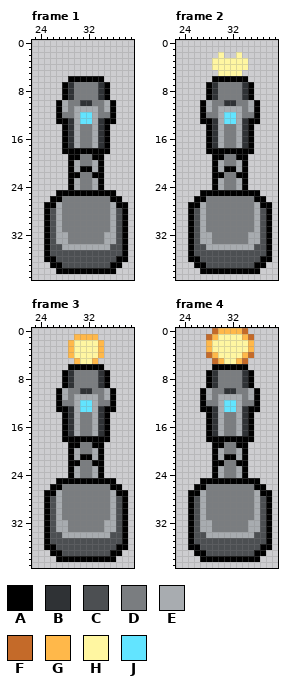
Edited in one commit: pixel-art file (asset/Turret_lv2.aseprite). This is how it looked before the edit.
64x64 pixels, 4 frames. Shown: frame 1: x 23..39, y 0..39; frame 2: x 23..39, y 0..39; frame 3: x 23..39, y 0..39; frame 4: x 23..39, y 0..39.
Visible layers, top first: "Layer 3", "Layer 4".
Palette (. is transparent): A #000000  B #2f3235  C #4c4f52  D #7a7d80  E #a8acb0  F #c46a29  G #ffb84a  H #fff6a1  J #62e4ff
Pixels before, frame 1, first column x 25:
 6 ....AAAAAA....
 7 ...ABDDDDBA...
 8 ...ABDDDDBA...
 9 ...ABDDDDBA...
10 ..AEDDBBDDEA..
11 ..AEDEEEEDEA..
12 ..ADDEJJEDDA..
13 ..AABEJJEBAA..
14 ...ABEDDEBA...
15 ...ABEDDEBA...
16 ...ABEDDEBA...
17 ...ABEDDEBA...
18 ...AAAAAAAA...
19 ....AADDAA....
20 ....AEDDEA....
21 ....AEAAEA....
22 ....AADDAA....
23 ....AEDDEA....
24 ....AEDDEA....
25 ..AAAAAAAAAA..
26 .AADDDDDDDDAA.
27 AAEDDDDDDDDEAA
28 ACEDDDDDDDDECA
29 ACEDDDDDDDDECA
30 ACEDDDDDDDDECA
31 ACEDDDDDDDDECA
32 ACEEDDDDDDEECA
33 ACEEDDDDDDEECA
34 ACCEEEEEEEECCA
35 ACCCCCCCCCCCCA
36 AACCCCCCCCCCAA
37 .AACCCCCCCCAA.
38 ..AAAAAAAAAA..
Pixels before, frame 2, first column x 25:
 2 .....H..H.....
 3 ....HHHHHH....
 4 ....HHHHHH....
 5 .....HHHH.....
 6 ....AAAAAA....
 7 ...ABDDDDBA...
 8 ...ABDDDDBA...
 9 ...ABDDDDBA...
10 ..AEDDBBDDEA..
11 ..AEDEEEEDEA..
12 ..ADDEJJEDDA..
13 ..AABEJJEBAA..
14 ...ABEDDEBA...
15 ...ABEDDEBA...
16 ...ABEDDEBA...
17 ...ABEDDEBA...
18 ...AAAAAAAA...
19 ....AADDAA....
20 ....AEDDEA....
21 ....AEAAEA....
22 ....AADDAA....
23 ....AEDDEA....
24 ....AEDDEA....
25 ..AAAAAAAAAA..
26 .AADDDDDDDDAA.
27 AAEDDDDDDDDEAA
28 ACEDDDDDDDDECA
29 ACEDDDDDDDDECA
30 ACEDDDDDDDDECA
31 ACEDDDDDDDDECA
32 ACEEDDDDDDEECA
33 ACEEDDDDDDEECA
34 ACCEEEEEEEECCA
35 ACCCCCCCCCCCCA
36 AACCCCCCCCCCAA
37 .AACCCCCCCCAA.
38 ..AAAAAAAAAA..
Pixels before, frame 3, first column x 25:
 1 .....GGGG.....
 2 ....GHHHHG....
 3 ....GHHHHG....
 4 ....GHHHHG....
 5 .....GHHG.....
 6 ....AAAAAA....
 7 ...ABDDDDBA...
 8 ...ABDDDDBA...
 9 ...ABDDDDBA...
10 ..AEDDBBDDEA..
11 ..AEDEEEEDEA..
12 ..ADDEJJEDDA..
13 ..AABEJJEBAA..
14 ...ABEDDEBA...
15 ...ABEDDEBA...
16 ...ABEDDEBA...
17 ...ABEDDEBA...
18 ...AAAAAAAA...
19 ....AADDAA....
20 ....AEDDEA....
21 ....AEAAEA....
22 ....AADDAA....
23 ....AEDDEA....
24 ....AEDDEA....
25 ..AAAAAAAAAA..
26 .AADDDDDDDDAA.
27 AAEDDDDDDDDEAA
28 ACEDDDDDDDDECA
29 ACEDDDDDDDDECA
30 ACEDDDDDDDDECA
31 ACEDDDDDDDDECA
32 ACEEDDDDDDEECA
33 ACEEDDDDDDEECA
34 ACCEEEEEEEECCA
35 ACCCCCCCCCCCCA
36 AACCCCCCCCCCAA
37 .AACCCCCCCCAA.
38 ..AAAAAAAAAA..
Pixels before, frame 4, first column x 25:
 0 ....FGGGGF....
 1 ...FGHHHHGF...
 2 ...GHHHHHHG...
 3 ...GHHHHHHG...
 4 ...FGHHHHGF...
 5 ....FGHHGF....
 6 ....AAAAAA....
 7 ...ABDDDDBA...
 8 ...ABDDDDBA...
 9 ...ABDDDDBA...
10 ..AEDDBBDDEA..
11 ..AEDEEEEDEA..
12 ..ADDEJJEDDA..
13 ..AABEJJEBAA..
14 ...ABEDDEBA...
15 ...ABEDDEBA...
16 ...ABEDDEBA...
17 ...ABEDDEBA...
18 ...AAAAAAAA...
19 ....AADDAA....
20 ....AEDDEA....
21 ....AEAAEA....
22 ....AADDAA....
23 ....AEDDEA....
24 ....AEDDEA....
25 ..AAAAAAAAAA..
26 .AADDDDDDDDAA.
27 AAEDDDDDDDDEAA
28 ACEDDDDDDDDECA
29 ACEDDDDDDDDECA
30 ACEDDDDDDDDECA
31 ACEDDDDDDDDECA
32 ACEEDDDDDDEECA
33 ACEEDDDDDDEECA
34 ACCEEEEEEEECCA
35 ACCCCCCCCCCCCA
36 AACCCCCCCCCCAA
37 .AACCCCCCCCAA.
38 ..AAAAAAAAAA..
After:
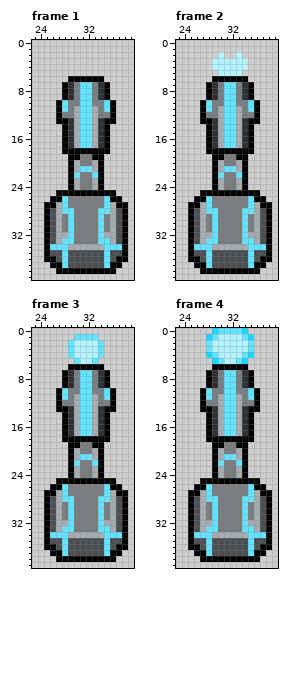
The exact change:
Colour F changes from #c46a29 to #19d8ff.
Colour H changes from #fff6a1 to #b3f2ff.
Frame 1, layer "Layer 4":
The edit turns colour A into colour J in row 21 at x 31 to 32; in row 22 at x 30 and 33.
The edit turns colour B into colour J in row 10 at x 31 to 32.
The edit turns colour C into colour J in row 34 at x 26 to 27 and 36 to 37; in rows 35 to 37 at x 28 and 35.
The edit turns colour D into colour J in rows 7 to 9 at x 31 to 32; in rows 14 to 17 at x 31 to 32; in rows 26 to 27 at x 28 and 35; in row 28 at x 28 to 29 and 34 to 35; in rows 29 to 33 at x 29 and 34.
The edit turns colour E into colour J in row 10 at x 28 and 35; in row 11 at x 28, 31 to 32 and 35; in rows 33 to 34 at x 28 and 35.
Frame 2, layer "Layer 4": the same change as frame 1
Frame 3, layers "Layer 3", "Layer 4":
The edit turns colour A into colour J in row 21 at x 31 to 32; in row 22 at x 30 and 33.
The edit turns colour B into colour J in row 10 at x 31 to 32.
The edit turns colour C into colour J in row 34 at x 26 to 27 and 36 to 37; in rows 35 to 37 at x 28 and 35.
The edit turns colour D into colour J in rows 7 to 9 at x 31 to 32; in rows 14 to 17 at x 31 to 32; in rows 26 to 27 at x 28 and 35; in row 28 at x 28 to 29 and 34 to 35; in rows 29 to 33 at x 29 and 34.
The edit turns colour E into colour J in row 10 at x 28 and 35; in row 11 at x 28, 31 to 32 and 35; in rows 33 to 34 at x 28 and 35.
The edit turns colour G into colour J in row 1 at x 30 to 33; in rows 2 to 4 at x 29 and 34; in row 5 at x 30 and 33.
Frame 4, layers "Layer 3", "Layer 4":
The edit turns colour A into colour J in row 21 at x 31 to 32; in row 22 at x 30 and 33.
The edit turns colour B into colour J in row 10 at x 31 to 32.
The edit turns colour C into colour J in row 34 at x 26 to 27 and 36 to 37; in rows 35 to 37 at x 28 and 35.
The edit turns colour D into colour J in rows 7 to 9 at x 31 to 32; in rows 14 to 17 at x 31 to 32; in rows 26 to 27 at x 28 and 35; in row 28 at x 28 to 29 and 34 to 35; in rows 29 to 33 at x 29 and 34.
The edit turns colour E into colour J in row 10 at x 28 and 35; in row 11 at x 28, 31 to 32 and 35; in rows 33 to 34 at x 28 and 35.
The edit turns colour G into colour J in row 0 at x 30 to 33; in row 1 at x 29 and 34; in rows 2 to 3 at x 28 and 35; in row 4 at x 29 and 34; in row 5 at x 30 and 33.
Changed places in both pictures, as pixel boxes (x1, y1, x2, y2):
changed: (62, 82, 110, 148)
changed: (50, 166, 122, 268)
changed: (206, 52, 254, 148)
changed: (194, 166, 266, 268)
changed: (62, 334, 110, 436)
changed: (50, 454, 122, 556)
changed: (206, 328, 254, 436)
changed: (194, 454, 266, 556)
